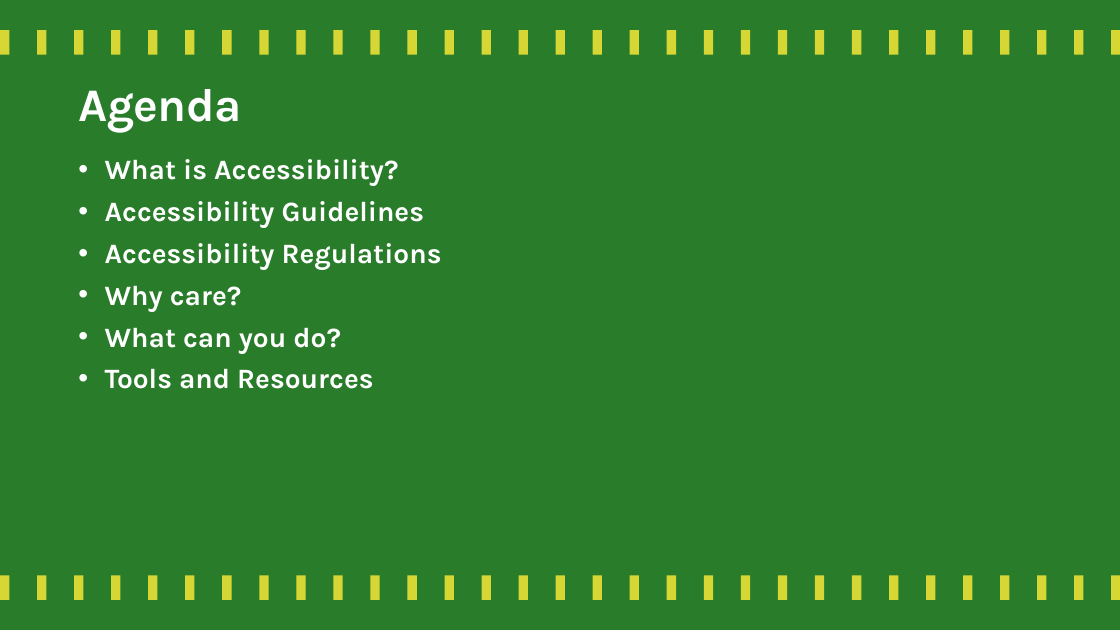
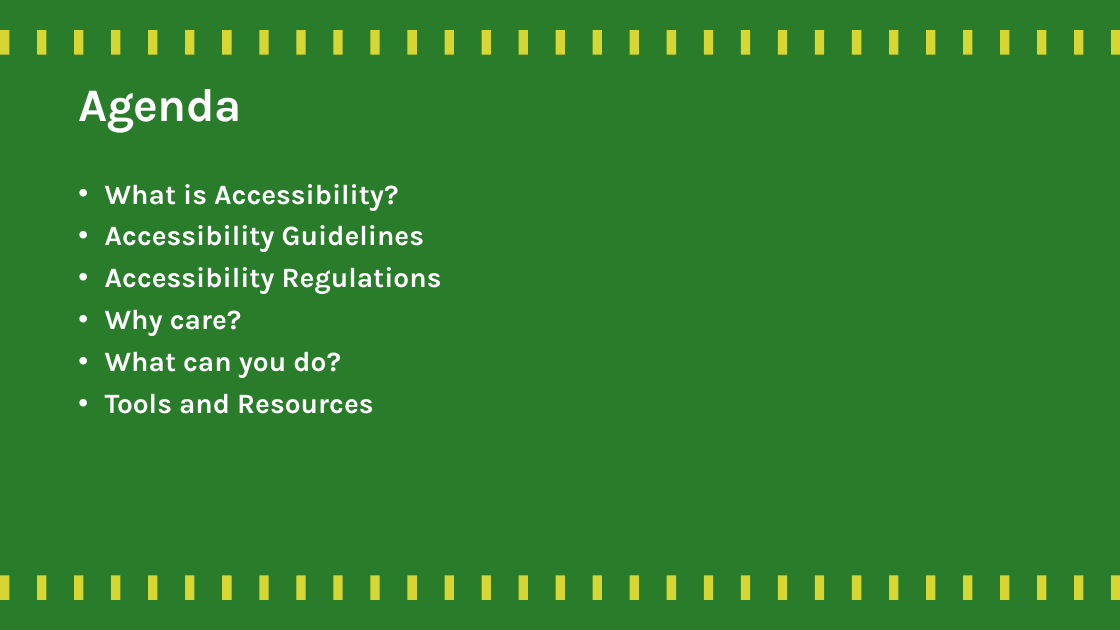
Before and after one commit to CorgiDev/A11y-Materials, a slide deck: slide 3 of Presentations/2025/Introduction to Accessibility.pptx. Drawn at 1120x630 pixels with LibreOffice and Linux fonts; fonts in the diff are those of the drawing. Boxes give left, top, right and bottom in pixels: in the first picture for what was removed or moved away, otherwise in the second. Text is boxed around its words. In the diff, an @@ line names an element or a change of style, - is before the commit and + after.

```diff
--- a/Presentations/2025/Introduction to Accessibility.pptx
+++ b/Presentations/2025/Introduction to Accessibility.pptx
@@ text "What is Accessibility?": place and size @@
-text "What is Accessibility?" at [105,159,442,389]
+text "What is Accessibility?" at [105,184,442,414]
```
